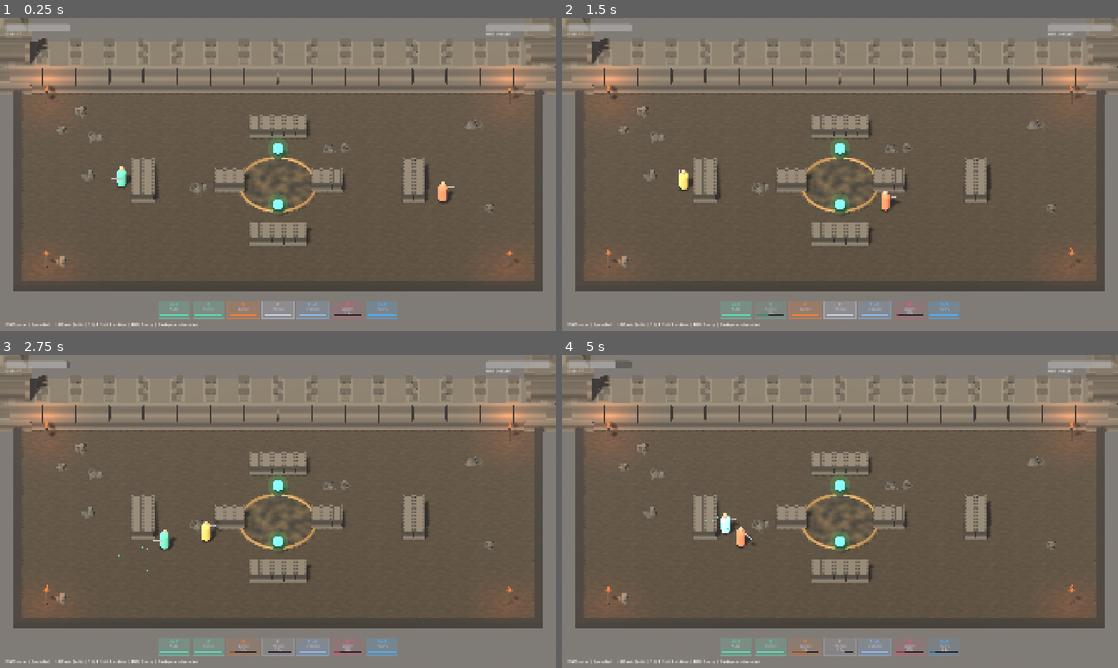
Above: before the commit, frames 1-4 (two rows, left to right).
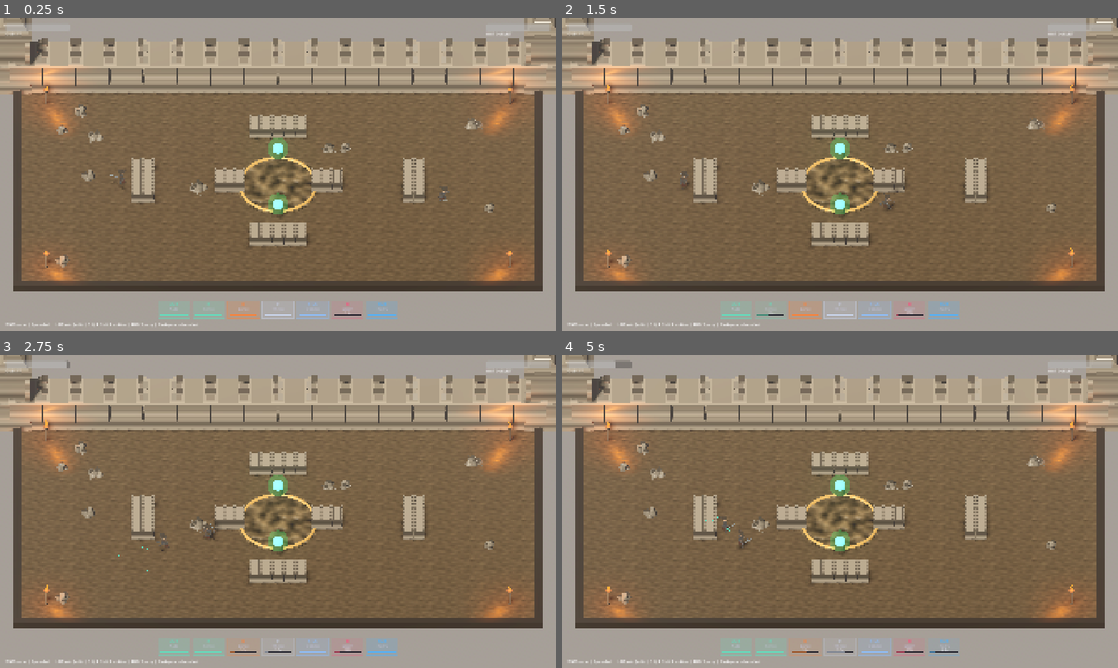
Above: after the commit, the same moments.

Repository: johnWard12/arena-game-godot
Game: Godot game, scene res://scenes/Main.tscn
Same seed, same stepped clock (60 frames per second), same inputs: the game is played once before the commit and once after it. This scene is started directly instead of the project's main scene.
Inputs (mouse positions are in pixels of both pictures, inside the frame that each line leads up to):
- Up to frame 1 (0.25 s): no input
- Up to frame 2 (1.5 s): tap Enter at 0.5 s; move the mouse to (962, 158) at 0.52 s; hold D 0.53-1.28 s; tap E at 0.6 s; click (962, 158) at 0.67 s; tap Space at 0.77 s; move the mouse to (728, 190) at 1.27 s; hold S from 1.28 s (still down); tap Q at 1.35 s
- Up to frame 3 (2.75 s): tap Space at 1.52 s; move the mouse to (333, 442) at 2.02 s; release S at 2.03 s; hold D from 2.03 s (still down); tap F at 2.1 s
- Up to frame 4 (5 s): move the mouse to (812, 574) at 2.77 s; release D at 2.78 s; hold W 2.78-3.53 s; tap Shift at 2.85 s; click (812, 574) at 2.92 s; tap Space at 3.02, 3.77, 4.52 s; move the mouse to (1006, 558) at 3.52 s; hold A from 3.53 s (still down); tap R at 3.6 s; move the mouse to (673, 464) at 4.27 s; tap G at 4.35 s

The runs differ from the first frame. In frame 1, 48% of the frame differs, in the area x 0-100%, y 0-100%; in frame 2, 48%; in frame 3, 48%; in frame 4, 48%.

Commit message:
Real animated characters + graphics polish pass (Phase 2)
Adds a third free CC0 asset pack (Quaternius RPG Characters) under
godot_project/assets/, trimmed to the self-contained glTF format only
(FBX/OBJ/Blend/Textures duplicates removed — the .gltf files embed
their own textures and buffers, ~70M down to 22M). The pack's .blend
files were also silently stalling Godot's headless import queue (a
"Blender path not configured" error with no dialog to dismiss outside
the real editor), which is why they had to go regardless.

EntityView3D.gd rewritten to use these real rigged/animated models
instead of the procedural capsule rig:
- Duelist -> Warrior, Mage -> Wizard, Bruiser -> Monk (unarmed heavy
  brawler fits the tanky theme without needing a literal weapon prop)
- Each model scaled/grounded from its own measured rest-pose AABB
  (same approach used for the Castle Kit props earlier)
- Animation state machine driven entirely from existing Entity fields
  (swing_time_left/total, casting, hit_flash_left, stunned_time_left,
  parrying, velocity vs that class's real max speed) — no changes to
  gameplay code, this stays a read-only observer:
  attack swing (force-restarts even on repeated same-name swings so
  back-to-back attacks don't get stuck mid-animation) > hit reaction >
  cast wind-up > parry guard > stunned > Run/Walk/Idle by speed >
  plays the real Death animation before fading out

Arena3D.gd: added real surface bump-mapped stone materials (normal map
generated from the same noise source as the albedo variation, plus
reused as a roughness map), Filmic tonemapping and a color-grading
pass, and (after a reported lag/jitter regression) walked back the
GPU-heaviest additions — disabled SSAO, dropped MSAA in favor of
cheaper FXAA alone, and roughly halved the shadow map resolution and
blur radius.

project.godot: restored an explicit [rendering] section (it had been
silently dropped by an earlier headless editor re-scan) with
Forward+, FXAA, and a tuned shadow map size.

Diff:
--- a/godot_project/project.godot
+++ b/godot_project/project.godot
@@ -21,3 +21,9 @@
 window/size/mode=3
 window/stretch/mode="canvas_items"
 window/stretch/aspect="expand"
+
+[rendering]
+
+renderer/rendering_method="forward_plus"
+anti_aliasing/quality/screen_space_aa=1
+lights_and_shadows/directional_shadow/size=2048
--- a/godot_project/scripts/Arena3D.gd
+++ b/godot_project/scripts/Arena3D.gd
@@ -72,17 +72,35 @@
 	noise.seed = seed_val
 	noise.frequency = 0.045
 	noise.fractal_octaves = 3
-	var tex := NoiseTexture2D.new()
-	tex.width = 256
-	tex.height = 256
-	tex.noise = noise
-	tex.seamless = true
+
+	var albedo_tex := NoiseTexture2D.new()
+	albedo_tex.width = 256
+	albedo_tex.height = 256
+	albedo_tex.noise = noise
+	albedo_tex.seamless = true
+
+	# Same underlying noise, read as a normal map — previously the noise
+	# only varied albedo brightness, so lighting couldn't tell the surface
+	# had any bump at all. Sharing the noise source means the bumps align
+	# with the color variation instead of reading as two unrelated patterns.
+	var normal_tex := NoiseTexture2D.new()
+	normal_tex.width = 256
+	normal_tex.height = 256
+	normal_tex.noise = noise
+	normal_tex.seamless = true
+	normal_tex.as_normal_map = true
+	normal_tex.bump_strength = 6.0
+
 	var mat := StandardMaterial3D.new()
 	mat.albedo_color = base_color
-	mat.albedo_texture = tex
+	mat.albedo_texture = albedo_tex
 	mat.uv1_scale = Vector3(uv_scale, uv_scale, uv_scale)
 	mat.roughness = roughness
+	mat.roughness_texture = albedo_tex  # subtle micro-variation in shininess
 	mat.metallic = 0.0
+	mat.normal_enabled = true
+	mat.normal_texture = normal_tex
+	mat.normal_scale = 1.1
 	return mat
 
 # Kenney's kit assigns different flat colors per part (tan walls, blue
@@ -411,7 +429,7 @@
 	# shadows outright (which was the earlier fix for a different problem —
 	# a single huge flat quad's stretched shadow).
 	sun.shadow_enabled = true
-	sun.shadow_blur = 3.0
+	sun.shadow_blur = 1.5
 	sun.shadow_bias = 0.15
 	sun.shadow_normal_bias = 2.0
 	add_child(sun)
@@ -445,5 +463,25 @@
 	env.glow_intensity = 0.4
 	env.glow_bloom = 0.06
 	env.glow_hdr_threshold = 1.1
+
+	# SSAO was cut — it's one of the more GPU-expensive post-process effects
+	# and, combined with 4x MSAA and a 4096 shadow map, made the game
+	# noticeably laggy/jittery. The normal maps + tonemap + color grading
+	# below do most of the visual work at a much lower cost; re-add SSAO
+	# later if performance allows.
+	env.ssao_enabled = false
+
+	# Filmic tonemapping gives much better highlight rolloff than the
+	# default Linear mode, which matters here since several elements are
+	# emissive/bloom-lit (torches, health packs, the center ring) — Linear
+	# tends to blow those out to flat white instead of a graded glow.
+	env.tonemap_mode = Environment.TONE_MAPPER_FILMIC
+
+	# A small color-grading pass for a less flat, more "produced" look.
+	env.adjustment_enabled = true
+	env.adjustment_brightness = 1.0
+	env.adjustment_contrast = 1.08
+	env.adjustment_saturation = 1.12
+
 	env_node.environment = env
 	add_child(env_node)
--- a/godot_project/scripts/EntityView3D.gd
+++ b/godot_project/scripts/EntityView3D.gd
@@ -1,150 +1,157 @@
 extends Node3D
 class_name EntityView3D
-# Phase-0 placeholder 3D presentation for an Entity. Mirrors the entity's
-# already-simulated Vector2 state every frame; the entity itself has zero
-# awareness this exists. Only ever instantiated by Main.gd — Simulate.gd
-# never creates one, so headless balance runs are completely unaffected.
+# 3D presentation for an Entity, using real rigged/animated Quaternius RPG
+# Character models (Warrior/Wizard/Monk) instead of procedural primitives.
+# Mirrors the entity's already-simulated Vector2 state every frame; the
+# entity itself has zero awareness this exists. Only ever instantiated by
+# Main.gd — Simulate.gd never creates one, so headless balance runs are
+# completely unaffected.
 #
-# Gives each class a distinct silhouette (body proportions + weapon prop)
-# so they're readable at a glance even as placeholder primitives, matching
-# the "is BruiserEntity / is RangedEntity" class-check pattern Main.gd
-# already uses elsewhere.
+# Animation selection is driven entirely from existing Entity fields
+# (swing_time_left/total, casting, hit_flash_left, stunned_time_left,
+# parrying, velocity) — no changes to gameplay code, this stays a
+# read-only observer like the rest of the view layer.
 
-const BODY_HEIGHT := 1.6
-const BODY_RADIUS := 0.34
-const HEAD_RADIUS := 0.17
+const KIT_PATH := "res://assets/RPG Characters - Nov 2020/glTF/"
+
+# Per-class model config. measured_height/ground_offset come from the
+# model's actual rest-pose AABB (probed once via a debug scene) rather than
+# guessed — same approach used for the Castle Kit props.
+const MODEL_CONFIG := {
+	"duelist": {
+		"scene_path": KIT_PATH + "Warrior.gltf",
+		"measured_height": 2.974859,
+		"ground_offset": 0.087153,
+		"target_height": 1.6,
+		"attack_anim": "Sword_Attack",
+		"cast_anim": "Idle_Attacking",
+	},
+	"mage": {
+		"scene_path": KIT_PATH + "Wizard.gltf",
+		"measured_height": 3.123627,
+		"ground_offset": 0.129306,
+		"target_height": 1.68,
+		"attack_anim": "Staff_Attack",
+		"cast_anim": "Spell1",
+	},
+	"bruiser": {
+		"scene_path": KIT_PATH + "Monk.gltf",
+		"measured_height": 3.2853,
+		"ground_offset": 0.337144,
+		"target_height": 1.76,
+		"attack_anim": "Attack",
+		"cast_anim": "Idle_Attacking",
+	},
+}
 
 var entity: Entity = null
-var _body_height := BODY_HEIGHT
-
-var _body: MeshInstance3D
-var _head: MeshInstance3D
-var _mat: StandardMaterial3D
+var _cfg: Dictionary
+var _model: Node3D
+var _anim: AnimationPlayer
+var _current_anim := ""
+var _swing_was_active := false
+var _death_timer := 0.0
+var _was_alive := true
 
 func setup(e: Entity):
 	entity = e
+	var key = "bruiser" if e is BruiserEntity else ("mage" if e is RangedEntity else "duelist")
+	_cfg = MODEL_CONFIG[key]
 
-	var body_radius = BODY_RADIUS
-	var body_height = BODY_HEIGHT
-	if e is BruiserEntity:
-		body_radius = BODY_RADIUS * 1.3
-		body_height = BODY_HEIGHT * 1.1
-	elif e is RangedEntity:
-		body_radius = BODY_RADIUS * 0.85
-		body_height = BODY_HEIGHT * 1.05
-	_body_height = body_height
+	var scene: PackedScene = load(_cfg["scene_path"])
+	_model = scene.instantiate()
+	add_child(_model)
+	var s = _cfg["target_height"] / _cfg["measured_height"]
+	_model.scale = Vector3.ONE * s
+	_model.position = Vector3(0, _cfg["ground_offset"] * s, 0)
 
-	_mat = StandardMaterial3D.new()
-	_mat.albedo_color = e.base_color
-	_mat.emission_enabled = true
-	_mat.emission = e.base_color
-	_mat.emission_energy_multiplier = 0.15
+	_anim = _find_anim_player(_model)
+	if _anim != null:
+		_anim.play("Idle")
+		_current_anim = "Idle"
 
-	_body = MeshInstance3D.new()
-	var capsule := CapsuleMesh.new()
-	capsule.height = body_height
-	capsule.radius = body_radius
-	_body.mesh = capsule
-	_body.position = Vector3(0, body_height * 0.5, 0)
-	_body.material_override = _mat
-	add_child(_body)
+func _find_anim_player(node: Node) -> AnimationPlayer:
+	if node is AnimationPlayer:
+		return node
+	for child in node.get_children():
+		var found = _find_anim_player(child)
+		if found != null:
+			return found
+	return null
 
-	_head = MeshInstance3D.new()
-	var head_sphere := SphereMesh.new()
-	head_sphere.radius = HEAD_RADIUS
-	head_sphere.height = HEAD_RADIUS * 2.0
-	_head.mesh = head_sphere
-	_head.position = Vector3(0, body_height + HEAD_RADIUS * 0.55, 0)
-	var head_mat := StandardMaterial3D.new()
-	head_mat.albedo_color = Color(0.85, 0.7, 0.55)
-	_head.material_override = head_mat
-	add_child(_head)
+func _play(anim_name: String, blend: float = 0.15):
+	if _anim == null or _current_anim == anim_name or not _anim.has_animation(anim_name):
+		return
+	_anim.play(anim_name, blend)
+	_current_anim = anim_name
 
-	if e is BruiserEntity:
-		_build_hammer(body_height)
-	elif e is RangedEntity:
-		_build_staff(body_height)
-	else:
-		_build_sword(body_height)
+func _force_play(anim_name: String, blend: float = 0.08):
+	if _anim == null or not _anim.has_animation(anim_name):
+		return
+	_anim.play(anim_name, blend)
+	_current_anim = anim_name
 
-func _build_sword(body_height: float):
-	var blade := MeshInstance3D.new()
-	var box := BoxMesh.new()
-	box.size = Vector3(0.07, 0.07, 0.85)
-	blade.mesh = box
-	blade.position = Vector3(0.35, body_height * 0.65, 0.35)
-	var mat := StandardMaterial3D.new()
-	mat.albedo_color = Color(0.82, 0.84, 0.9)
-	mat.metallic = 0.6
-	blade.material_override = mat
-	add_child(blade)
-
-func _build_hammer(body_height: float):
-	var shaft := MeshInstance3D.new()
-	var shaft_mesh := CylinderMesh.new()
-	shaft_mesh.top_radius = 0.045
-	shaft_mesh.bottom_radius = 0.045
-	shaft_mesh.height = 0.75
-	shaft.mesh = shaft_mesh
-	shaft.rotation_degrees = Vector3(90, 0, 0)
-	shaft.position = Vector3(0.42, body_height * 0.55, 0.3)
-	var shaft_mat := StandardMaterial3D.new()
-	shaft_mat.albedo_color = Color(0.4, 0.3, 0.22)
-	shaft.material_override = shaft_mat
-	add_child(shaft)
-
-	var head := MeshInstance3D.new()
-	var head_box := BoxMesh.new()
-	head_box.size = Vector3(0.28, 0.22, 0.22)
-	head.mesh = head_box
-	head.position = Vector3(0.42, body_height * 0.55, 0.68)
-	var head_mat := StandardMaterial3D.new()
-	head_mat.albedo_color = Color(0.5, 0.5, 0.56)
-	head_mat.metallic = 0.5
-	head.material_override = head_mat
-	add_child(head)
-
-func _build_staff(body_height: float):
-	var shaft := MeshInstance3D.new()
-	var shaft_mesh := CylinderMesh.new()
-	shaft_mesh.top_radius = 0.03
-	shaft_mesh.bottom_radius = 0.03
-	shaft_mesh.height = 1.05
-	shaft.mesh = shaft_mesh
-	shaft.rotation_degrees = Vector3(90, 0, 0)
-	shaft.position = Vector3(0.32, body_height * 0.6, 0.3)
-	var shaft_mat := StandardMaterial3D.new()
-	shaft_mat.albedo_color = Color(0.4, 0.28, 0.18)
-	shaft.material_override = shaft_mat
-	add_child(shaft)
-
-	var orb := MeshInstance3D.new()
-	var orb_mesh := SphereMesh.new()
-	orb_mesh.radius = 0.1
-	orb_mesh.height = 0.2
-	orb.mesh = orb_mesh
-	orb.position = Vector3(0.32, body_height * 0.6, 0.82)
-	var orb_mat := StandardMaterial3D.new()
-	orb_mat.albedo_color = Color(0.85, 0.55, 1.0)
-	orb_mat.emission_enabled = true
-	orb_mat.emission = Color(0.85, 0.55, 1.0)
-	orb_mat.emission_energy_multiplier = 2.0
-	orb.material_override = orb_mat
-	add_child(orb)
-
-func _process(_delta):
-	if entity == null or not is_instance_valid(entity) or not entity.alive:
+func _process(delta):
+	if entity == null or not is_instance_valid(entity):
 		visible = false
 		return
+
+	if not entity.alive:
+		_animate_death(delta)
+		return
+	_was_alive = true
+	_death_timer = 0.0
 	visible = true
+	scale = Vector3.ONE
+	rotation = Vector3.ZERO
 
 	position = CoordUtil.to_world(entity.global_position)
-
 	var look_dir = Vector3(entity.facing.x, 0.0, entity.facing.y)
 	if look_dir.length() > 0.001:
 		look_at(position + look_dir, Vector3.UP)
 
-	var accent = entity.get_status_accent(entity.base_color)
-	_mat.albedo_color = accent
-	_mat.emission = accent
-	_mat.emission_energy_multiplier = 1.6 if entity.hit_flash_left > 0 else 0.15
+	_update_animation()
+
+func _update_animation():
+	# Priority: attack swing > just got hit > cast wind-up > parry guard >
+	# stunned > movement > idle.
+	var swinging = entity.swing_time_left > 0 and entity.swing_total > 0
+	if swinging:
+		if not _swing_was_active:
+			_force_play(_cfg["attack_anim"])
+		_swing_was_active = true
+		return
+	_swing_was_active = false
+
+	if entity.hit_flash_left > 0.15:
+		_play("RecieveHit", 0.05)
+		return
+	if entity.casting != null:
+		_play(_cfg["cast_anim"], 0.1)
+		return
+	if entity.parrying:
+		_play("Idle_Weapon", 0.1)
+		return
+	if entity.stunned_time_left > 0:
+		_play("RecieveHit", 0.1)
+		return
+
+	var max_speed = entity.speed_override if entity.speed_override > 0.0 else Entity.MAX_SPEED
+	var speed_pct = entity.velocity.length() / max_speed
+	if speed_pct > 0.55:
+		_play("Run", 0.15)
+	elif speed_pct > 0.15:
+		_play("Walk", 0.15)
+	else:
+		_play("Idle", 0.15)
+
+func _animate_death(delta: float):
+	if _was_alive:
+		_was_alive = false
+		_death_timer = 0.0
+		_force_play("Death", 0.1)
+	visible = true
+	position = CoordUtil.to_world(entity.global_position)
+	_death_timer += delta
+	if _death_timer >= 2.0:
+		visible = false
Not shown, added: godot_project/assets/RPG Characters - Nov 2020/License.txt
Binary file added: godot_project/assets/RPG Characters - Nov 2020/Preview.jpg
Not shown, added: godot_project/assets/RPG Characters - Nov 2020/Preview.jpg.import
Not shown, added: godot_project/assets/RPG Characters - Nov 2020/glTF/Cleric.gltf
Not shown, added: godot_project/assets/RPG Characters - Nov 2020/glTF/Cleric.gltf.import
Binary file added: godot_project/assets/RPG Characters - Nov 2020/glTF/Cleric_Cleric_Staff_Texture.png
Not shown, added: godot_project/assets/RPG Characters - Nov 2020/glTF/Cleric_Cleric_Staff_Texture.png.import
Binary file added: godot_project/assets/RPG Characters - Nov 2020/glTF/Cleric_Cleric_Texture.png
Not shown, added: godot_project/assets/RPG Characters - Nov 2020/glTF/Cleric_Cleric_Texture.png.import
Not shown, added: godot_project/assets/RPG Characters - Nov 2020/glTF/Monk.gltf
Not shown, added: godot_project/assets/RPG Characters - Nov 2020/glTF/Monk.gltf.import
Binary file added: godot_project/assets/RPG Characters - Nov 2020/glTF/Monk_Monk_Texture.png
(and 22 more such lines)
